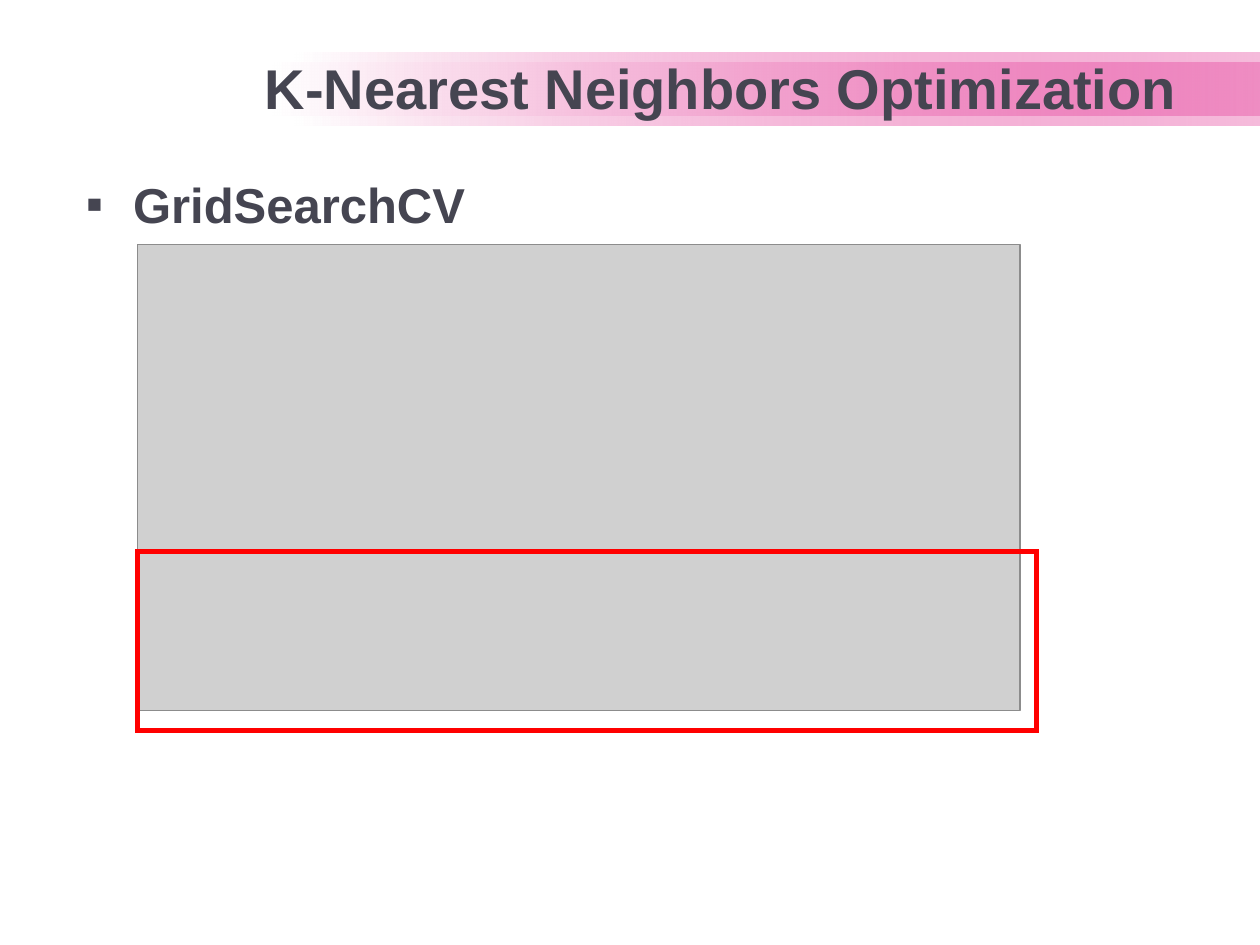
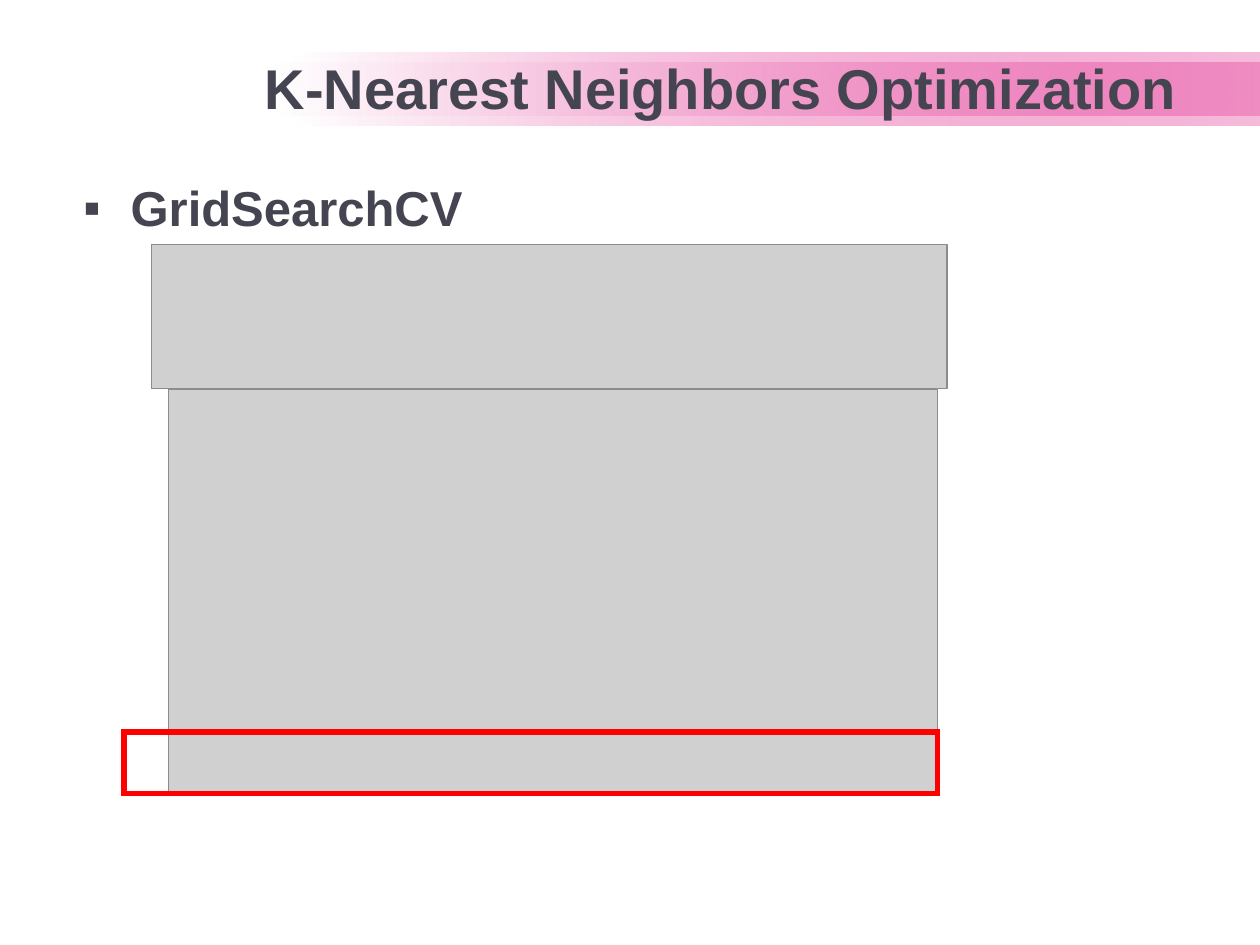
Before and after one commit to tamhuynh92/Machine-Learning-Project, a slide deck: slide 24 of Breast Cancer Presentation.ppt (slide 23 before the commit). Drawn at 1260x945 pixels with LibreOffice and Linux fonts; fonts in the diff are those of the drawing; grey boxes stand for pictures; background and template pictures are left out. Boxes give left, top, right and bottom in pixels: in the first picture for what was removed or moved away, otherwise in the second. Text is boxed around its words. In the diff, an @@ line names an element or a change of style, - is before the commit and + after.

```diff
--- a/Breast Cancer Presentation.ppt
+++ b/Breast Cancer Presentation.ppt
@@ picture added at [151,244,946,389] @@
@@ picture: place and size @@
-picture at [137,244,1019,711]
+picture at [169,389,937,793]
@@ rectangle: place and size @@
-rectangle at [137,552,1037,731]
+rectangle at [123,732,937,794]
```
Also in this commit, not shown: 20 other slides changed, 5 slides added, 11 other files.
